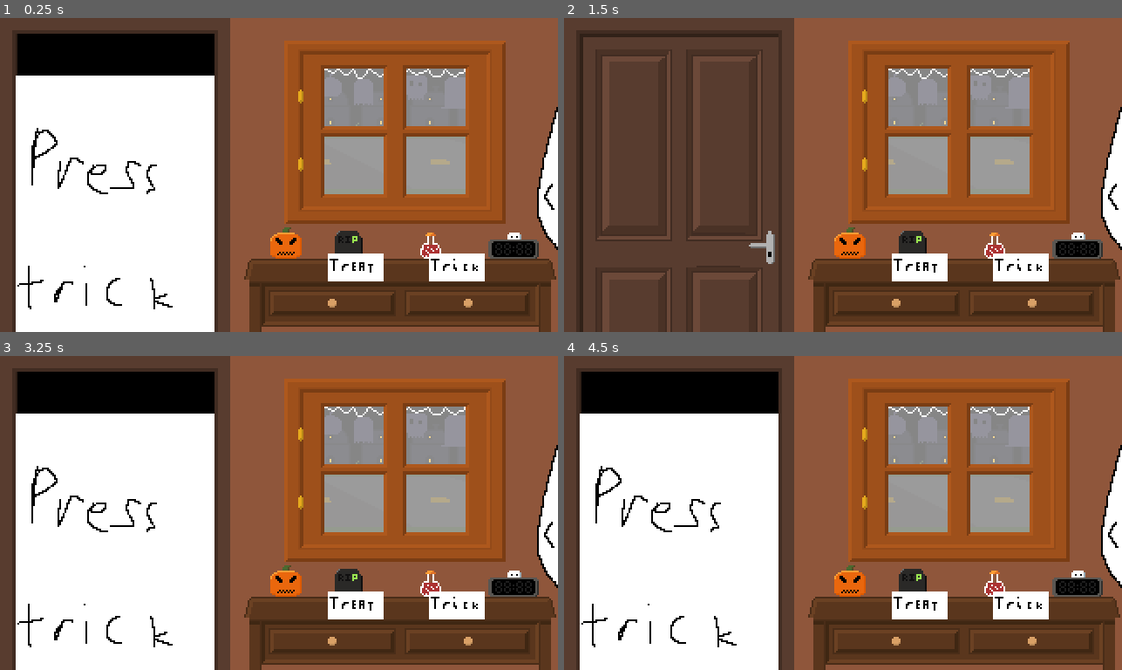
Above: before the commit, frames 1-4 (two rows, left to right).
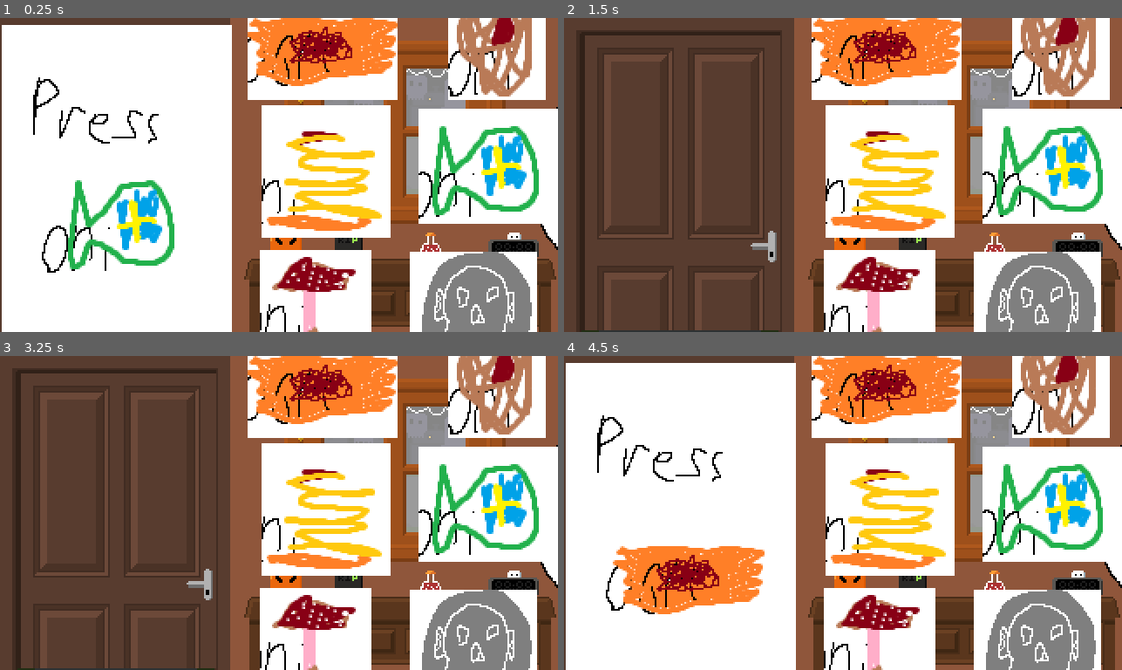
Above: after the commit, the same moments.

Repository: Ect0plasm/halloweenJam
Game: Godot game, scene res://Scenes/node_2d.tscn
The game is run twice, just before and just after one commit, with the same random seed, the same clock (stepped at 60 frames per second) and the same inputs.
Inputs (mouse positions are in pixels of both pictures, inside the frame that each line leads up to):
- Up to frame 1 (0.25 s): no input
- Up to frame 2 (1.5 s): click (1021, 266) at 0.52 s; click (887, 46) at 1.27 s
- Up to frame 3 (3.25 s): click (357, 604) at 2.02 s; click (502, 374) at 2.77 s
- Up to frame 4 (4.5 s): click (887, 509) at 3.52 s; click (1055, 503) at 4.27 s

The runs differ from the first frame. In frame 1, 55% of the frame differs, in the area x 0-100%, y 0-100%; in frame 2, 43%; in frame 3, 74%, in the area x 2-100%, y 0-100%; in frame 4, 57%.

Commit message:
feat: Diffrent visitors

Diff:
--- /dev/null
+++ b/Scenes/Presets/basajaun.tscn
@@ -0,0 +1,9 @@
+[gd_scene load_steps=3 format=3 uid="uid://knmhmr1y4dfl"]
+
+[ext_resource type="Script" uid="uid://dvvaac0o8ak6j" path="res://Scripts/visitorProperties.gd" id="1_pdpuo"]
+[ext_resource type="Texture2D" uid="uid://dr7fd44dferq3" path="res://Assets/Sprites/basajaun.png" id="1_wtoba"]
+
+[node name="basajaun" type="Sprite2D"]
+texture = ExtResource("1_wtoba")
+script = ExtResource("1_pdpuo")
+desired_candy = "Fungus"
--- /dev/null
+++ b/Scenes/Presets/blemmyes.tscn
@@ -0,0 +1,9 @@
+[gd_scene load_steps=3 format=3 uid="uid://rr3w53ujrxy5"]
+
+[ext_resource type="Texture2D" uid="uid://bcrfw7fguf0hq" path="res://Assets/Sprites/blemmyes.png" id="1_2hvni"]
+[ext_resource type="Script" uid="uid://dvvaac0o8ak6j" path="res://Scripts/visitorProperties.gd" id="1_5r326"]
+
+[node name="blemmyes" type="Sprite2D"]
+texture = ExtResource("1_2hvni")
+script = ExtResource("1_5r326")
+desired_candy = "Skull"
--- /dev/null
+++ b/Scenes/Presets/cyclops.tscn
@@ -0,0 +1,9 @@
+[gd_scene load_steps=3 format=3 uid="uid://pgam4w6maiou"]
+
+[ext_resource type="Script" uid="uid://dvvaac0o8ak6j" path="res://Scripts/visitorProperties.gd" id="1_agryx"]
+[ext_resource type="Texture2D" uid="uid://b5whajmxusypd" path="res://Assets/Sprites/cyclops.png" id="1_inkqd"]
+
+[node name="cyclops" type="Sprite2D"]
+texture = ExtResource("1_inkqd")
+script = ExtResource("1_agryx")
+desired_candy = "Cookie"
--- /dev/null
+++ b/Scenes/Presets/deep.tscn
@@ -0,0 +1,9 @@
+[gd_scene load_steps=3 format=3 uid="uid://cruboyatfxt3p"]
+
+[ext_resource type="Texture2D" uid="uid://bqqqogy0cm4fp" path="res://Assets/Sprites/deep.png" id="1_c7fhb"]
+[ext_resource type="Script" uid="uid://dvvaac0o8ak6j" path="res://Scripts/visitorProperties.gd" id="1_gxyw5"]
+
+[node name="deep" type="Sprite2D"]
+texture = ExtResource("1_c7fhb")
+script = ExtResource("1_gxyw5")
+desired_candy = "Fish"
--- a/Scenes/Presets/Visitor1.tscn
+++ b/Scenes/Presets/ogre.tscn
@@ -1,9 +1,9 @@
 [gd_scene load_steps=3 format=3 uid="uid://dnsa577lq8pkm"]
 
-[ext_resource type="Texture2D" uid="uid://chx75ur7t51va" path="res://Assets/Sprites/visitor1t.png" id="1_t27fx"]
+[ext_resource type="Texture2D" uid="uid://b4xw5884cx560" path="res://Assets/Sprites/ogre.png" id="1_xpoge"]
 [ext_resource type="Script" uid="uid://dvvaac0o8ak6j" path="res://Scripts/visitorProperties.gd" id="2_rn1qu"]
 
-[node name="Visitor1" type="Sprite2D"]
-texture = ExtResource("1_t27fx")
+[node name="ogre" type="Sprite2D"]
+texture = ExtResource("1_xpoge")
 script = ExtResource("2_rn1qu")
-trick = true
+desired_candy = "Corn"
--- a/Scenes/Presets/Visitor2.tscn
+++ b/Scenes/Presets/satyr.tscn
@@ -1,8 +1,9 @@
 [gd_scene load_steps=3 format=3 uid="uid://iuewd0smbntr"]
 
-[ext_resource type="Texture2D" uid="uid://bbp22vvn0sc3b" path="res://Assets/Sprites/visito2t.png" id="1_o1sws"]
+[ext_resource type="Texture2D" uid="uid://de3gkssvx401c" path="res://Assets/Sprites/satyr.png" id="1_qpm66"]
 [ext_resource type="Script" uid="uid://dvvaac0o8ak6j" path="res://Scripts/visitorProperties.gd" id="2_olwkb"]
 
-[node name="Visitor2" type="Sprite2D"]
-texture = ExtResource("1_o1sws")
+[node name="satyr" type="Sprite2D"]
+texture = ExtResource("1_qpm66")
 script = ExtResource("2_olwkb")
+desired_candy = "Bar"
--- a/Scenes/node_2d.tscn
+++ b/Scenes/node_2d.tscn
@@ -1,38 +1,28 @@
-[gd_scene load_steps=9 format=3 uid="uid://cxm1y0g8khuxs"]
+[gd_scene load_steps=12 format=3 uid="uid://cxm1y0g8khuxs"]
 
 [ext_resource type="Texture2D" uid="uid://df7rpf2igpur1" path="res://Assets/Sprites/DoorClosed.png" id="1_wjtap"]
 [ext_resource type="Script" uid="uid://ctt35qcba1w8y" path="res://Scripts/visitors.gd" id="2_wjtap"]
-[ext_resource type="Texture2D" uid="uid://6j0213vnaolv" path="res://Assets/Sprites/Trick.png" id="3_v7gqg"]
-[ext_resource type="Texture2D" uid="uid://fwow3a58qj8n" path="res://Assets/Sprites/Treat.png" id="4_chwn1"]
+[ext_resource type="Texture2D" uid="uid://d2xhvdsq4bclk" path="res://Assets/Sprites/candy/corn.png" id="3_v7gqg"]
+[ext_resource type="Texture2D" uid="uid://cjakgfkbnmqqa" path="res://Assets/Sprites/candy/fungus.png" id="4_chwn1"]
 [ext_resource type="Texture2D" uid="uid://y58rtd0uku02" path="res://Assets/Sprites/guide.png" id="6_tx0tn"]
-[ext_resource type="Texture2D" uid="uid://f0t4ikist1yf" path="res://Assets/Sprites/DoorFrame.png" id="6_wjtap"]
 [ext_resource type="Texture2D" uid="uid://cl2f2y3jy22ld" path="res://Assets/Sprites/bg.png" id="7_hvaui"]
+[ext_resource type="Texture2D" uid="uid://djt33rvsfhamr" path="res://Assets/Sprites/candy/bar.png" id="7_p20hg"]
 [ext_resource type="Script" uid="uid://b7jr2dbtnsa8d" path="res://Scripts/guide.gd" id="7_wjtap"]
+[ext_resource type="Texture2D" uid="uid://vsoc01aohi75" path="res://Assets/Sprites/candy/cookie.png" id="8_he4j0"]
+[ext_resource type="Texture2D" uid="uid://c1y8l2dy06068" path="res://Assets/Sprites/candy/fish.png" id="10_85gyg"]
+[ext_resource type="Texture2D" uid="uid://dl3e45uyla41f" path="res://Assets/Sprites/candy/skull.png" id="12_c32x4"]
 
 [node name="Node2D" type="Node2D"]
 
 [node name="CloseDoor" type="Sprite2D" parent="."]
-position = Vector2(66, 123)
+position = Vector2(67, 94)
 texture = ExtResource("1_wjtap")
 
 [node name="GameController" type="Node" parent="." node_paths=PackedStringArray("door")]
 script = ExtResource("2_wjtap")
 door = NodePath("../CloseDoor")
-cooldowntime = 1.0
-
-[node name="Trick" type="TextureButton" parent="."]
-offset_left = 246.0
-offset_top = 135.0
-offset_right = 278.0
-offset_bottom = 151.0
-texture_normal = ExtResource("3_v7gqg")
-
-[node name="Treat" type="TextureButton" parent="."]
-offset_left = 188.0
-offset_top = 135.0
-offset_right = 220.0
-offset_bottom = 151.0
-texture_normal = ExtResource("4_chwn1")
+mean = 1.5
+deviation = 0.4
 
 [node name="Guide" type="TextureButton" parent="."]
 offset_left = 300.0
@@ -50,11 +40,54 @@
 texture = ExtResource("7_hvaui")
 metadata/_edit_lock_ = true
 
-[node name="Doorframe" type="Sprite2D" parent="."]
-position = Vector2(66, 119)
-texture = ExtResource("6_wjtap")
-metadata/_edit_lock_ = true
+[node name="Candy" type="Node" parent="."]
 
-[connection signal="pressed" from="Trick" to="GameController" method="button_pressed" binds= [true]]
-[connection signal="pressed" from="Treat" to="GameController" method="button_pressed" binds= [false]]
+[node name="Bar" type="TextureButton" parent="Candy"]
+offset_left = 142.0
+offset_top = -15.0
+offset_right = 228.0
+offset_bottom = 47.0
+texture_normal = ExtResource("7_p20hg")
+
+[node name="Cookie" type="TextureButton" parent="Candy"]
+offset_left = 257.0
+offset_top = -27.0
+offset_right = 321.0
+offset_bottom = 47.0
+texture_normal = ExtResource("8_he4j0")
+
+[node name="Corn" type="TextureButton" parent="Candy"]
+offset_left = 150.0
+offset_top = 50.0
+offset_right = 224.0
+offset_bottom = 126.0
+texture_normal = ExtResource("3_v7gqg")
+
+[node name="Fish" type="TextureButton" parent="Candy"]
+offset_left = 240.0
+offset_top = 52.0
+offset_right = 321.0
+offset_bottom = 118.0
+texture_normal = ExtResource("10_85gyg")
+
+[node name="Fungus" type="TextureButton" parent="Candy"]
+offset_left = 149.0
+offset_top = 133.0
+offset_right = 213.0
+offset_bottom = 190.0
+texture_normal = ExtResource("4_chwn1")
+
+[node name="Skull" type="TextureButton" parent="Candy"]
+offset_left = 235.0
+offset_top = 134.0
+offset_right = 308.0
+offset_bottom = 224.0
+texture_normal = ExtResource("12_c32x4")
+
 [connection signal="pressed" from="Guide" to="Guide" method="_on_pressed"]
+[connection signal="pressed" from="Candy/Bar" to="GameController" method="button_pressed" binds= ["Fish"]]
+[connection signal="pressed" from="Candy/Cookie" to="GameController" method="button_pressed" binds= ["Cookie"]]
+[connection signal="pressed" from="Candy/Corn" to="GameController" method="button_pressed" binds= ["Corn"]]
+[connection signal="pressed" from="Candy/Fish" to="GameController" method="button_pressed" binds= ["Fish"]]
+[connection signal="pressed" from="Candy/Fungus" to="GameController" method="button_pressed" binds= ["Fungus"]]
+[connection signal="pressed" from="Candy/Skull" to="GameController" method="button_pressed" binds= ["Skull"]]
--- a/Scripts/visitorProperties.gd
+++ b/Scripts/visitorProperties.gd
@@ -1,2 +1,2 @@
 extends Sprite2D
-@export var trick:bool
+@export_enum("Fungus", "Skull", "Cookie", "Fish", "Corn", "Bar") var desired_candy: String
--- a/Scripts/visitors.gd
+++ b/Scripts/visitors.gd
@@ -1,28 +1,42 @@
 extends Node
-@export var door:Sprite2D
-@onready var visitors = [preload("res://Scenes/Presets/Visitor1.tscn"),
-preload("res://Scenes/Presets/Visitor2.tscn")]
-@export var cooldowntime:float
+
+@export var door: Sprite2D
+@export var mean: float
+@export var deviation: float
+@onready var visitors = [
+	preload("res://Scenes/Presets/basajaun.tscn"),
+	preload("res://Scenes/Presets/blemmyes.tscn"),
+	preload("res://Scenes/Presets/cyclops.tscn"),
+	preload("res://Scenes/Presets/deep.tscn"),
+	preload("res://Scenes/Presets/ogre.tscn"),
+	preload("res://Scenes/Presets/satyr.tscn")
+]
+
 var timeout
 var current_visitor
+
 func spawn_visitor():
 	door.set_visible(false)
-	current_visitor = visitors[randi_range(0,1)].instantiate()
+	current_visitor = visitors.pick_random().instantiate()
 	current_visitor.position = door.position
-	current_visitor.set_z_index(-1)
 	add_child(current_visitor)
-func button_pressed(trick:bool):
+
+func button_pressed(candy: String):
 	if timeout:
 		return
-	if current_visitor.trick == trick:
+
+	if current_visitor.desired_candy == candy:
 		print("good")
 	else:
 		print("bad")
+
 	door.set_visible(true)
 	remove_child(current_visitor)
 	timeout = true
-	await get_tree().create_timer(cooldowntime).timeout
+	var length = clamp(randfn(mean, deviation), mean - 3 * deviation, mean + 3 * deviation)
+	await get_tree().create_timer(length).timeout
 	timeout = false
 	spawn_visitor()
+
 func _ready() -> void:
 	spawn_visitor()
Binary file added: Assets/Sprites/DoorClosed - old.png
Not shown, changed: Assets/Sprites/DoorClosed - old.png.import
Binary file changed: Assets/Sprites/DoorClosed.png
Binary file removed: Assets/Sprites/Treat.png
Binary file removed: Assets/Sprites/Trick.png
Binary file added: Assets/Sprites/candy/bar.png
Not shown, added: Assets/Sprites/candy/bar.png.import
Binary file added: Assets/Sprites/candy/cookie.png
Not shown, added: Assets/Sprites/candy/cookie.png.import
Binary file added: Assets/Sprites/candy/corn.png
Not shown, added: Assets/Sprites/candy/corn.png.import
Binary file added: Assets/Sprites/candy/fish.png
(and 19 more such lines)
